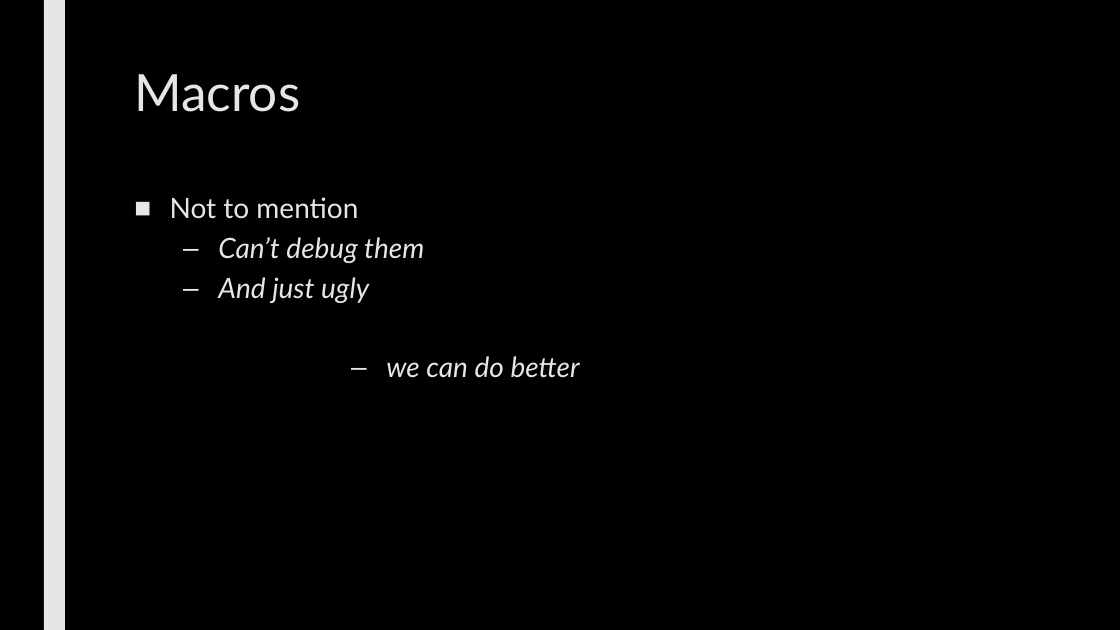
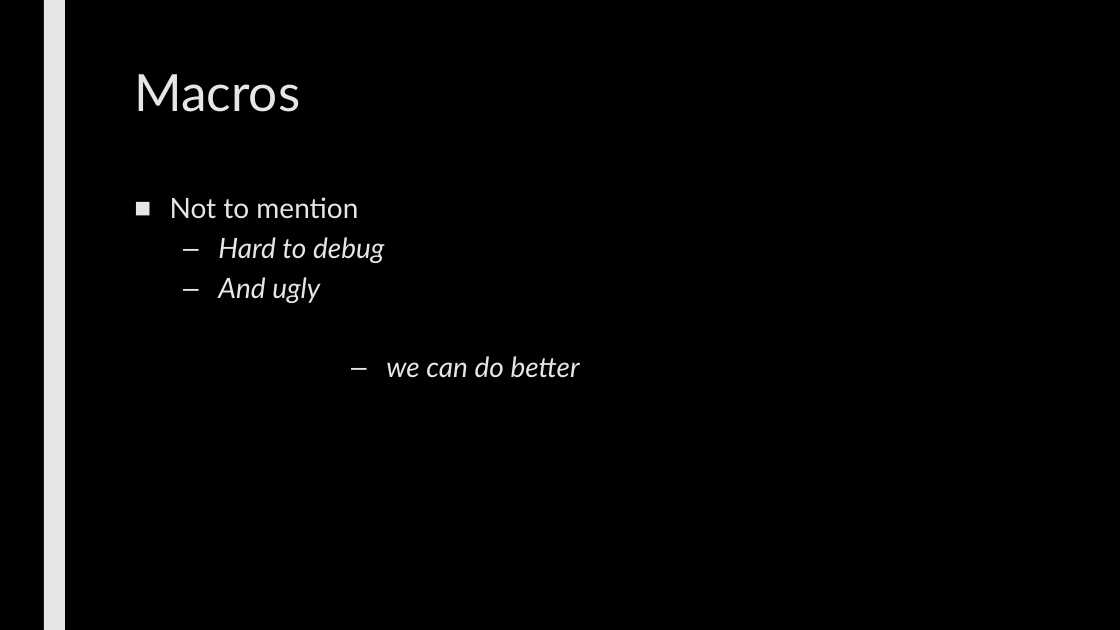
Before and after one commit to max7patek/metaprogramming, a slide deck: slide 19 of slides/08-CompileTimeComputation.pptx (slide 18 before the commit). Drawn at 1120x630 pixels with LibreOffice and Linux fonts; fonts in the diff are those of the drawing. Boxes give left, top, right and bottom in pixels: in the first picture for what was removed or moved away, otherwise in the second. Text is boxed around its words. In the diff, an @@ line names an element or a change of style, - is before the commit and + after.

```diff
--- a/slides/08-CompileTimeComputation.pptx
+++ b/slides/08-CompileTimeComputation.pptx
@@ text at (218, 237, 384, 303): text changed @@
-  – Can’t debug them
-  – And just ugly
+  – Hard to debug
+  – And ugly
```
Also in this commit, not shown: 14 other slides changed, 1 slide added.
